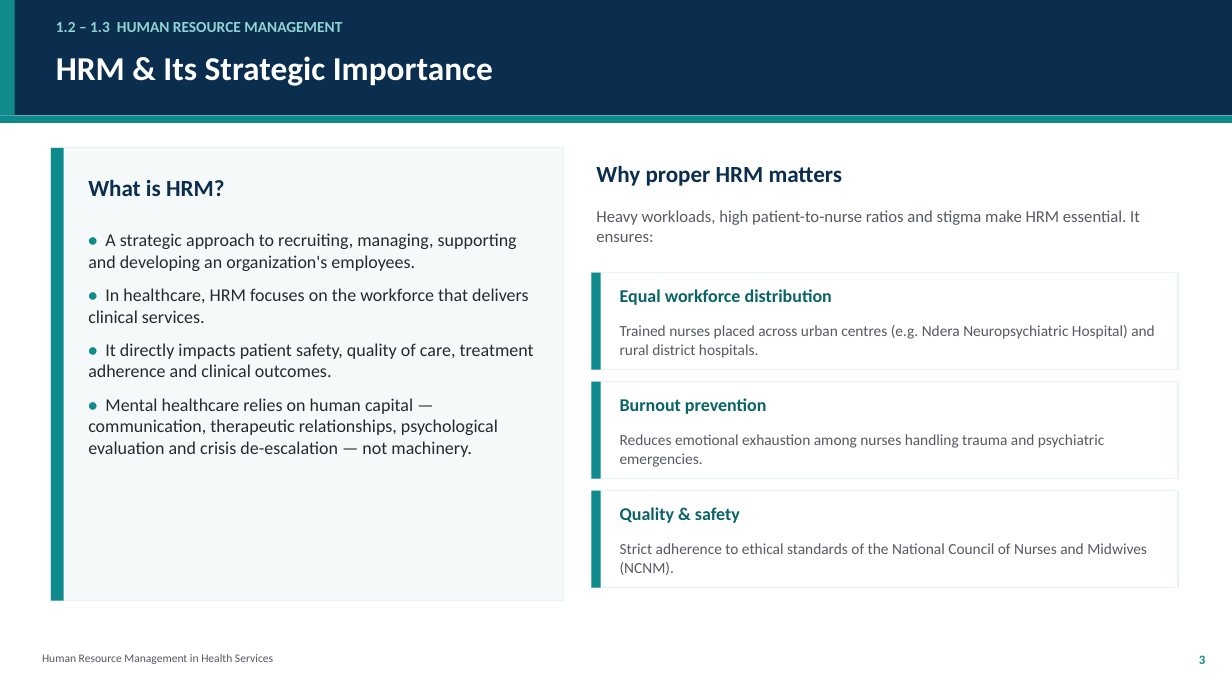
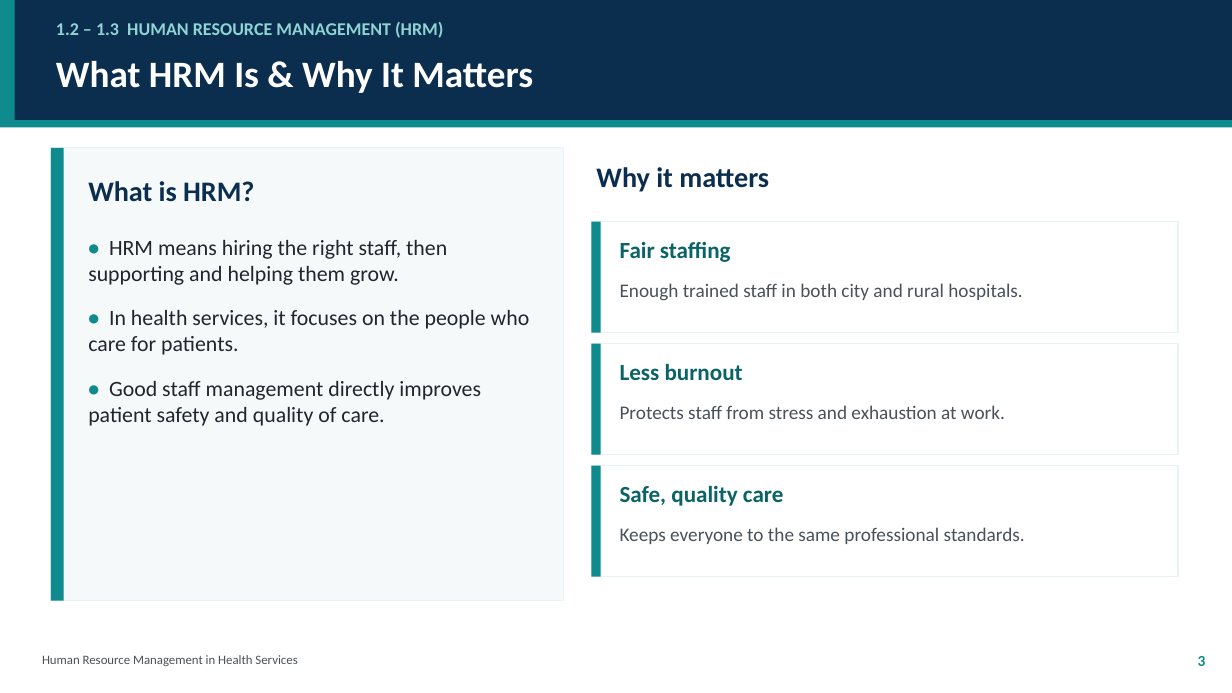
Before and after one commit to kwisanga-roger/mental-health-nurses-learning-helper, a slide deck: slide 3 of HRM_in_Health_Services_Group2.pptx. Drawn at 1232x693 pixels with LibreOffice and Linux fonts; fonts in the diff are those of the drawing. Boxes give left, top, right and bottom in pixels: in the first picture for what was removed or moved away, otherwise in the second. Text is boxed around its words. In the diff, an @@ line names an element or a change of style, - is before the commit and + after.

```diff
--- a/HRM_in_Health_Services_Group2.pptx
+++ b/HRM_in_Health_Services_Group2.pptx
@@ rectangle: place and size @@
-rectangle at <box>0,0,1232,116</box>
+rectangle at <box>0,0,1232,120</box>
@@ rectangle: place and size @@
-rectangle at <box>0,0,15,116</box>
+rectangle at <box>0,0,15,120</box>
@@ text at <box>56,22,443,38</box>: text changed; size 12 to 14 pt @@
-1.2 – 1.3 HUMAN RESOURCE MANAGEMENT
+1.2 – 1.3 HUMAN RESOURCE MANAGEMENT (HRM)
@@ text at <box>56,61,533,93</box>: text changed; size 26 to 29 pt @@
-HRM & Its Strategic Importance
+What HRM Is & Why It Matters
@@ rectangle: place and size @@
-rectangle at <box>0,116,1232,123</box>
+rectangle at <box>0,120,1232,128</box>
@@ text "What is HRM?" at <box>88,181,254,202</box>: size 18 to 22 pt @@
@@ text at <box>596,167,769,192</box>: text changed; size 18 to 22 pt @@
-Why proper HRM matters
+Why it matters
@@ rectangle: place and size @@
-rectangle at <box>592,273,1178,370</box>
+rectangle at <box>592,222,1178,333</box>
@@ rectangle: place and size @@
-rectangle at <box>592,273,601,370</box>
+rectangle at <box>592,222,601,333</box>
@@ text removed at <box>596,210,1140,242</box> @@
-Heavy workloads, high patient-to-nurse ratios and stigma make HRM essential. It ensures:
@@ text at <box>88,240,530,426</box>: text changed; size 14 to 17 pt; text colour #232A31 to #1F262D @@
-• A strategic approach to recruiting, managing, supporting and developing an organization's employees.
-• In healthcare, HRM focuses on the workforce that delivers clinical services.
-• It directly impacts patient safety, quality of care, treatment adherence and clinical outcomes.
-• Mental healthcare relies on human capital — communication, therapeutic relationships, psychological evaluation and crisis de-escalation — not machinery.
+• HRM means hiring the right staff, then supporting and helping them grow.
+• In health services, it focuses on the people who care for patients.
+• Good staff management directly improves patient safety and quality of care.
@@ text added at <box>620,241,731,262</box>, 18 pt, text #0A6366, bold @@
+Fair staffing
@@ text at <box>620,283,1022,301</box>: text changed; size 14 to 15 pt; text colour #0A6366 to #4A5159; bold off @@
-Equal workforce distribution
+Enough trained staff in both city and rural hospitals.
@@ text removed at <box>620,325,1155,358</box> @@
-Trained nurses placed across urban centres (e.g. Ndera Neuropsychiatric Hospital) and rural district hospitals.
@@ rectangle: place and size @@
-rectangle at <box>592,382,1178,479</box>
+rectangle at <box>592,344,1178,455</box>
@@ rectangle: place and size @@
-rectangle at <box>592,382,601,479</box>
+rectangle at <box>592,344,601,455</box>
@@ text added at <box>620,363,743,380</box>, 18 pt, text #0A6366, bold @@
+Less burnout
@@ text at <box>620,405,1005,419</box>: text changed; size 14 to 15 pt; text colour #0A6366 to #4A5159; bold off @@
-Burnout prevention
+Protects staff from stress and exhaustion at work.
@@ text removed at <box>620,434,1104,467</box> @@
-Reduces emotional exhaustion among nurses handling trauma and psychiatric emergencies.
@@ rectangle: place and size @@
-rectangle at <box>592,491,1178,588</box>
+rectangle at <box>592,466,1178,577</box>
@@ rectangle: place and size @@
-rectangle at <box>592,491,601,588</box>
+rectangle at <box>592,466,601,577</box>
@@ text added at <box>620,485,784,506</box>, 18 pt, text #0A6366, bold @@
+Safe, quality care
@@ text at <box>620,527,1025,544</box>: text changed; size 14 to 15 pt; text colour #0A6366 to #4A5159; bold off @@
-Quality & safety
+Keeps everyone to the same professional standards.
@@ text removed at <box>620,543,1147,575</box> @@
-Strict adherence to ethical standards of the National Council of Nurses and Midwives (NCNM).
@@ text "Human Resource Management in Health ..." at <box>42,655,297,666</box>: size 9 to 10 pt, text colour #555B63 to #4A5159 @@
@@ text "3" at <box>1198,656,1206,666</box>: size 10 to 12 pt @@
```
Also in this commit, not shown: 11 other slides changed, 3 slides added, 3 slides removed.
